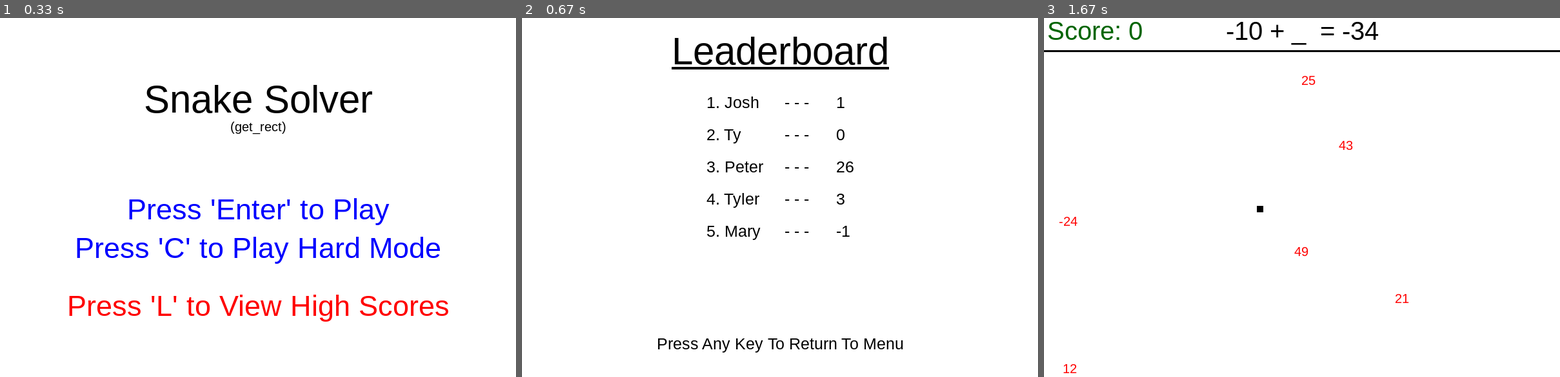
Above: before the commit, frames 1-3 (left to right).
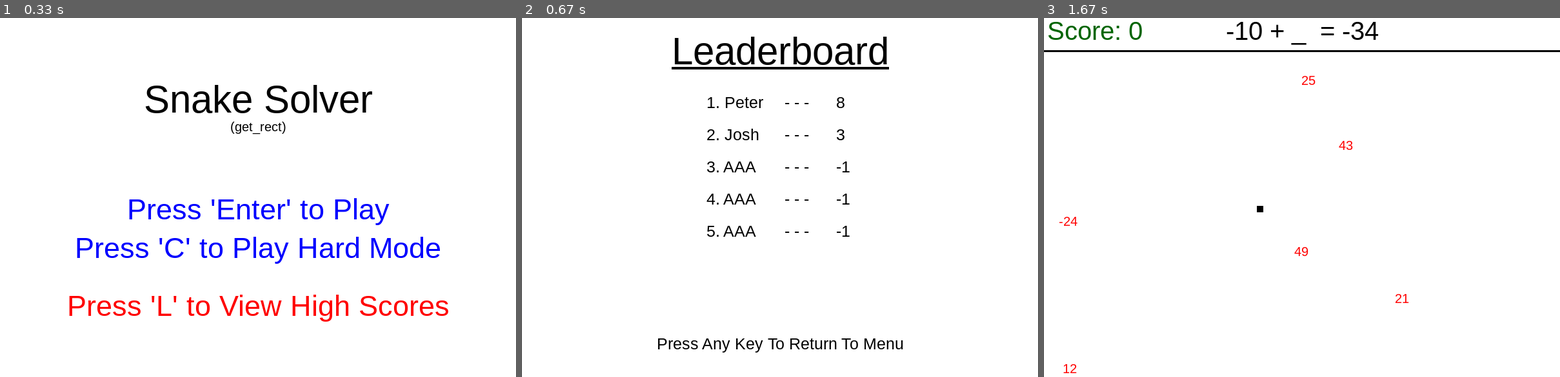
Above: after the commit, the same moments.

Repository: texascloud/gamejam
Game: pygame game, started from menu.py
Same seed, same stepped clock (60 frames per second), same inputs: the game is played once before the commit and once after it. The source is Python 2; it was converted automatically to run under Python 3.
Inputs:
- Up to frame 1 (0.33 s): no input
- Up to frame 2 (0.67 s): tap L at 0.33 s
- Up to frame 3 (1.67 s): hold Right 0.67-1.13 s; tap Enter at 1.5 s

Frame 1 is identical in both runs. In frame 2, 0.8% of the frame differs, in the area x 39-65%, y 21-62%; in frame 3, nothing differs.

Commit message:
Sorted Leaderboard Display

Diff:
--- a/leaderboard.py
+++ b/leaderboard.py
@@ -1,4 +1,5 @@
 from __future__ import print_function
+from operator import itemgetter
 import sys, pygame, csv
 from pygame.locals import *
 
@@ -20,6 +21,11 @@
 		reader = csv.reader(f, delimiter=",")
 		for row in reader:
 			highScoreList.append(row)
+
+	for i in range(len(highScoreList)):
+		highScoreList[i] = (highScoreList[i][0], int(highScoreList[i][1]))
+	highScoreList = sorted(highScoreList, key=itemgetter(1))
+	highScoreList = highScoreList[::-1]
 
 	# f = open('scores.txt', 'w+')
 	# for l in f.readlines():
@@ -55,7 +61,7 @@
 			nameText_rect = nameText.get_rect()
 			screen.blit(nameText, [width/3+20,(height/8-50)+(50*(i+2))])
 
-			scoreText = scoreFont.render("   - - -      " + highScoreList[i][1], True, black)
+			scoreText = scoreFont.render("   - - -      " + str(highScoreList[i][1]), True, black)
 			scoreText_rect = scoreText.get_rect()
 			screen.blit(scoreText, [width/3+120,(height/8-50)+(50*(i+2))])
 
--- a/scores.txt
+++ b/scores.txt
@@ -1,5 +1,5 @@
-Josh,1
-Ty,0
-Peter,26
-Tyler,3
-Mary,-1
+Josh,3
+AAA,-1
+Peter,8
+AAA,-1
+AAA,-1
Not shown, changed: game.pyc
Not shown, changed: leaderboard.pyc
Not shown, changed: scores.txt~
